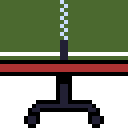
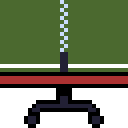
The second w=128, h=128 image is a revision of the first. Changes to its layers:
painted on "Background" over (0, 40, 128, 96)
